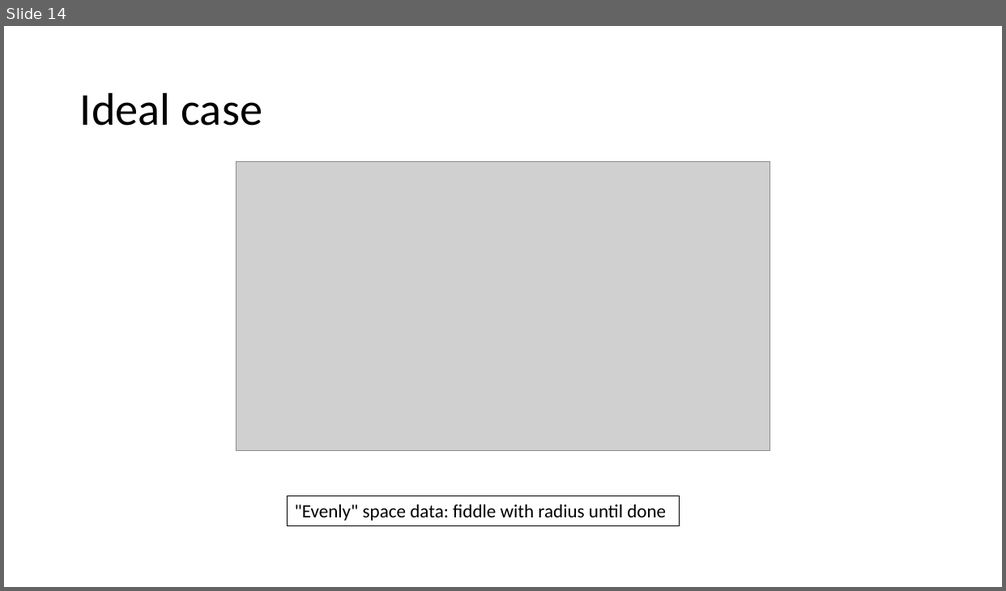
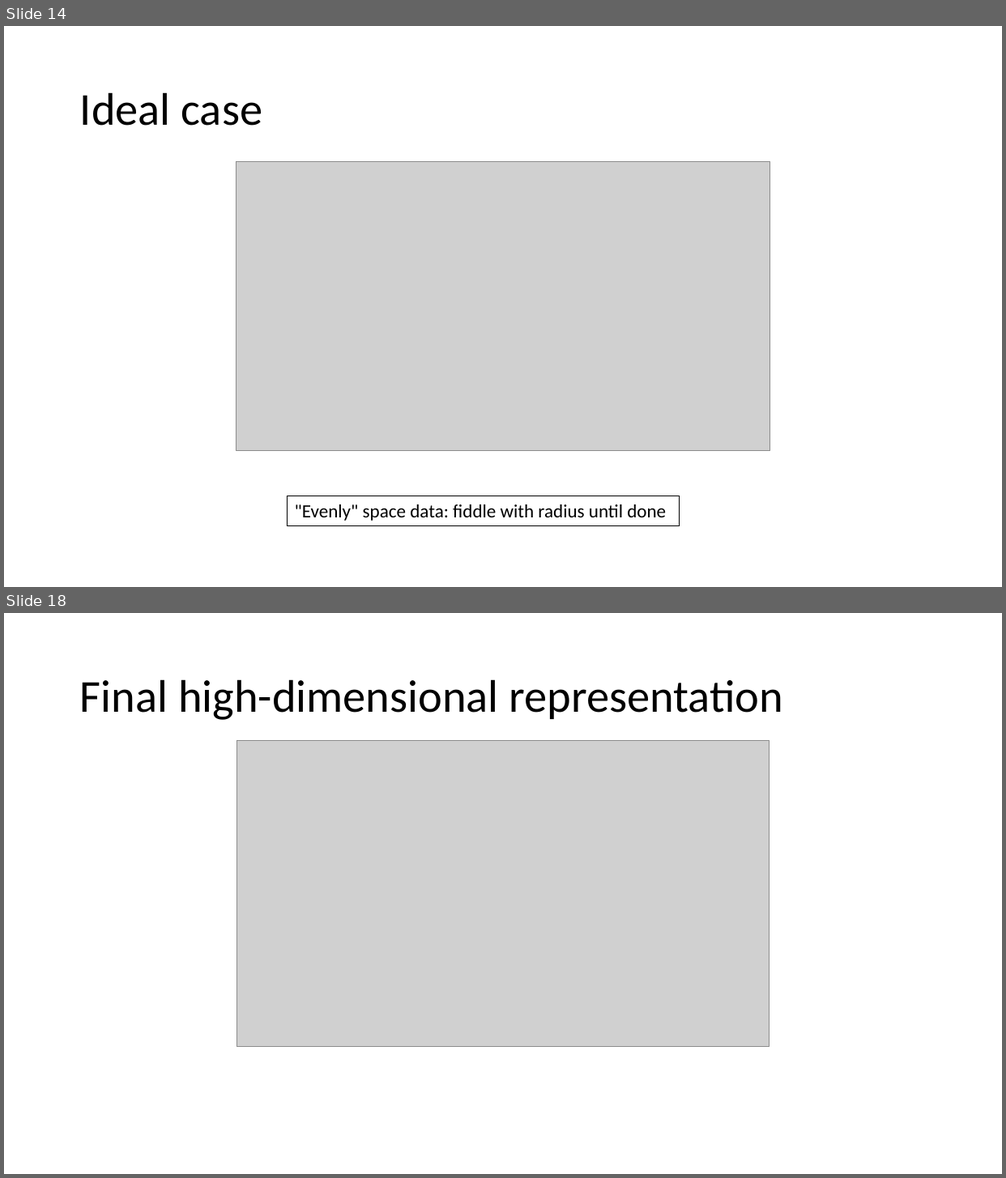
Before and after one commit to gjbex/Machine-learning-with-Python, a slide deck: dimensionality_reduction.pptx. Shown one above the other, each under a label of ours: slide 14 before the commit, slides 14 and 18 after it; the slides between them are not shown. The pictures are 1006x591 and 1006x1178 pixels, drawn with LibreOffice and Linux fonts; fonts in the diff are those of the drawing; grey boxes stand for pictures. Boxes give left, top, right and bottom in pixels: in the first picture for what was removed or moved away, otherwise in the second. Text is boxed around its words. In the diff, an @@ line names an element or a change of style, - is before the commit and + after.

```diff
--- a/dimensionality_reduction.pptx
+++ b/dimensionality_reduction.pptx
@@ slide 18 added at (4,613,1002,1174), background #FFFFFF @@
@@ title added at (80,679,784,720), 44 pt, text #000000 @@
+Final high-dimensional representation
@@ picture added at (236,741,769,1046) @@
```
Also in this commit, not shown: 4 other slides added.
